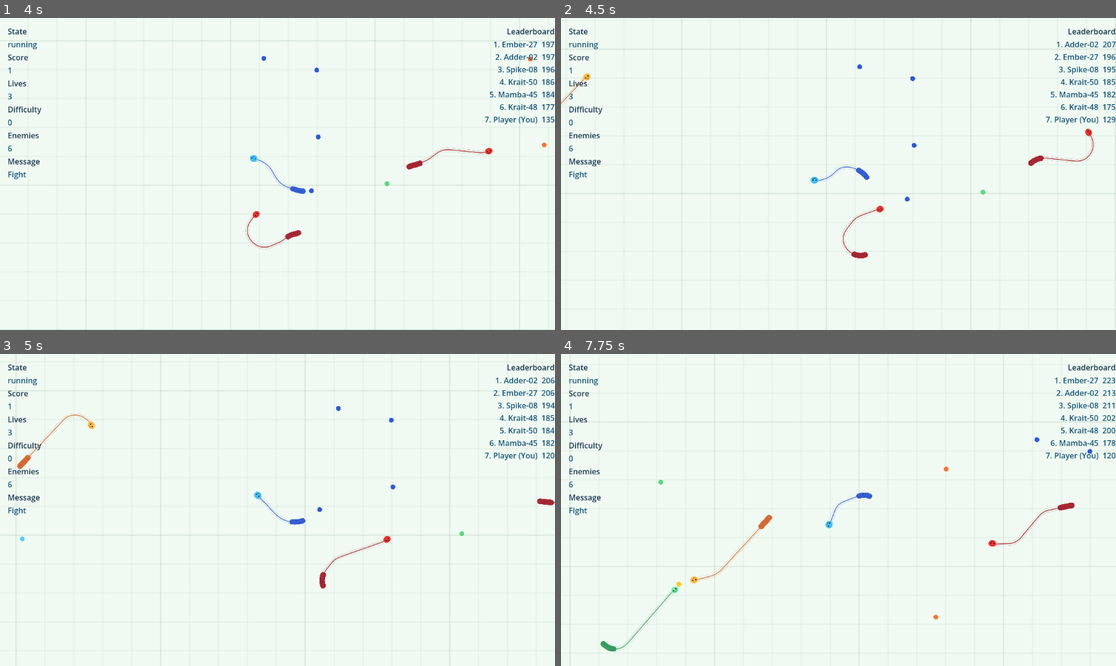
Above: before the commit, frames 1-4 (two rows, left to right).
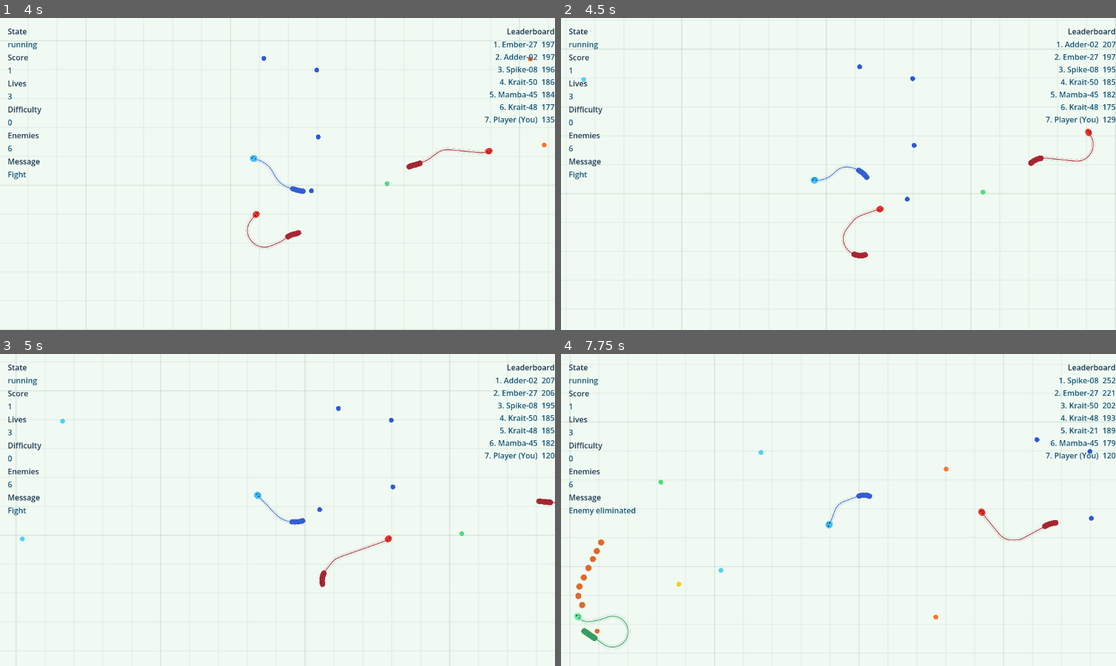
Above: after the commit, the same moments.

Repository: Jlu-waterbrother/snake_combat
Game: Godot game, scene res://scenes/main/main.tscn
The game is run twice, just before and just after one commit, with the same random seed, the same clock (stepped at 60 frames per second) and the same inputs.
Inputs (mouse positions are in pixels of both pictures, inside the frame that each line leads up to):
- Up to frame 1 (4 s): click "Start Match" at 0.5 s; tap Enter at 1.25 s; move the mouse to (249, 236) at 1.27 s; hold D (turn_right) 1.28-2 s; hold Shift (boost) 1.28-2 s; click (249, 236) at 1.42 s; drag from (444, 220) to (355, 298) at 2.02 s; move the mouse to (111, 127) at 2.77 s; hold A (turn_left) 2.78-3.5 s; hold Shift (boost) 2.78-3.5 s; drag from (305, 174) to (216, 233) at 3.52 s
- Up to frame 2 (4.5 s): move the mouse to (755, 96) at 4.27 s; hold A (turn_left) from 4.28 s (still down); hold Shift (boost) from 4.28 s (still down)
- Up to frame 3 (5 s): keep holding A (turn_left); keep holding Shift (boost)
- Up to frame 4 (7.75 s): release A (turn_left) at 5 s; release Shift (boost) at 5 s; drag from (960, 494) to (583, 538) at 5.02 s; move the mouse to (727, 525) at 5.77 s; hold D (turn_right) 5.78-6.5 s; hold Shift (boost) 5.78-6.5 s; click (727, 525) at 5.92 s; drag from (894, 441) to (610, 594) at 6.52 s; move the mouse to (810, 572) at 7.27 s; hold D (turn_right) from 7.28 s (still down); hold Shift (boost) from 7.28 s (still down)

Frame 1 is identical in both runs. In frame 2, less than 0.1% of the frame differs, in the area x 0-100%, y 11-28%; in frame 3, 0.3%; in frame 4, 1.6%, in the area x 1-100%, y 7-96%.

Commit message:
浏览器端bug修复

Diff:
--- a/scripts/managers/food_manager.gd
+++ b/scripts/managers/food_manager.gd
@@ -169,7 +169,8 @@
 	else:
 		food_node.global_position = point
 		food_node.visible = true
-		food_node.monitoring = true
+		food_node.set_deferred("monitoring", true)
+		food_node.set_deferred("monitorable", true)
 
 	_active_food.append(food_node)
 	_track_food_node(food_node)
@@ -285,10 +286,11 @@
 		food_node.call("deactivate")
 	else:
 		food_node.visible = false
-		food_node.monitoring = false
+		food_node.set_deferred("monitoring", false)
+		food_node.set_deferred("monitorable", false)
 
 	_inactive_food.append(food_node)
 	food_eaten.emit(snake_id, amount)
 
 	if respawn_on_consume and (max_active_food_count <= 0 or _active_food.size() < max_active_food_count):
-		_spawn_food_at_position(_sample_spawn_point(), 1)
+		call_deferred("_spawn_food_at_position", _sample_spawn_point(), 1)
